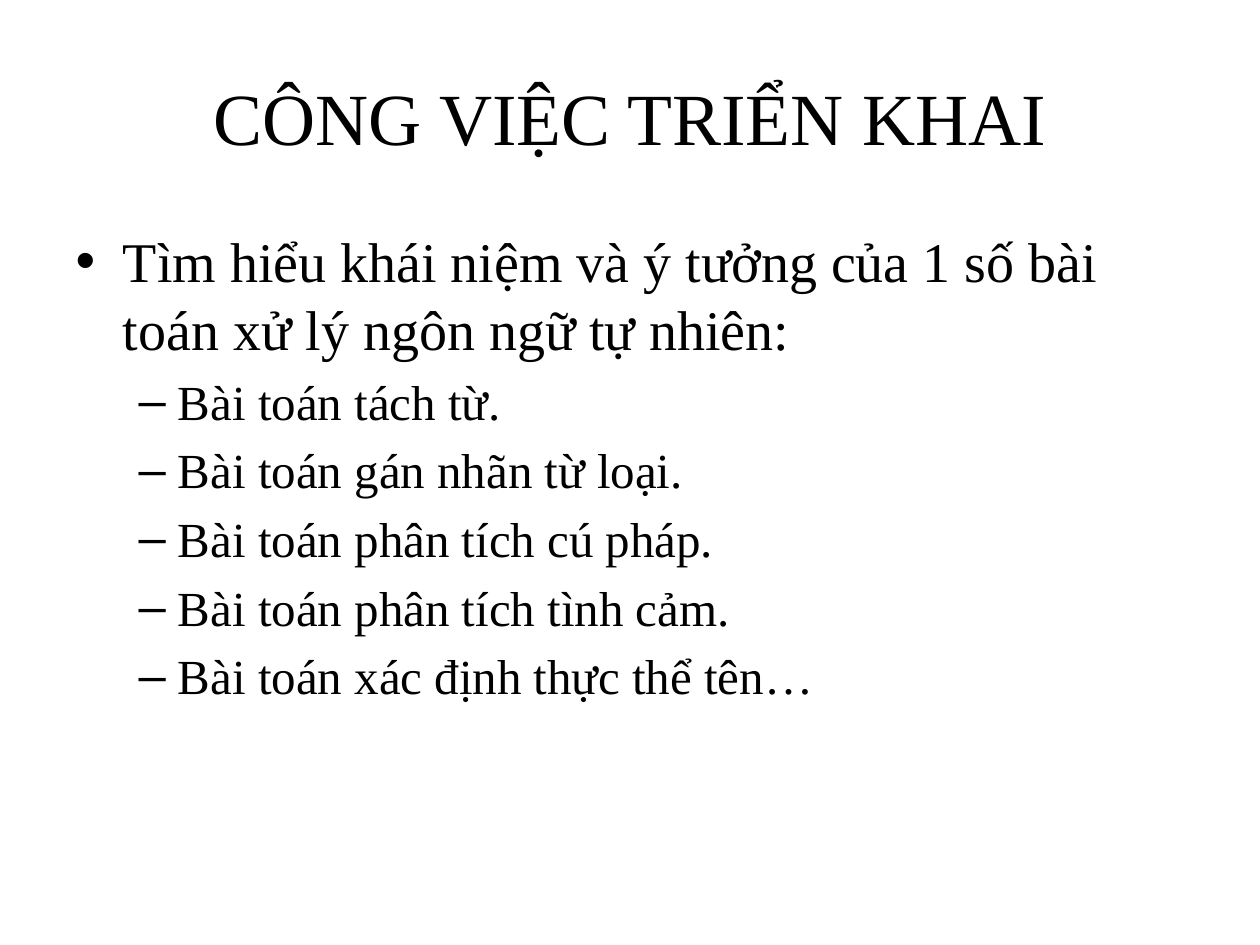
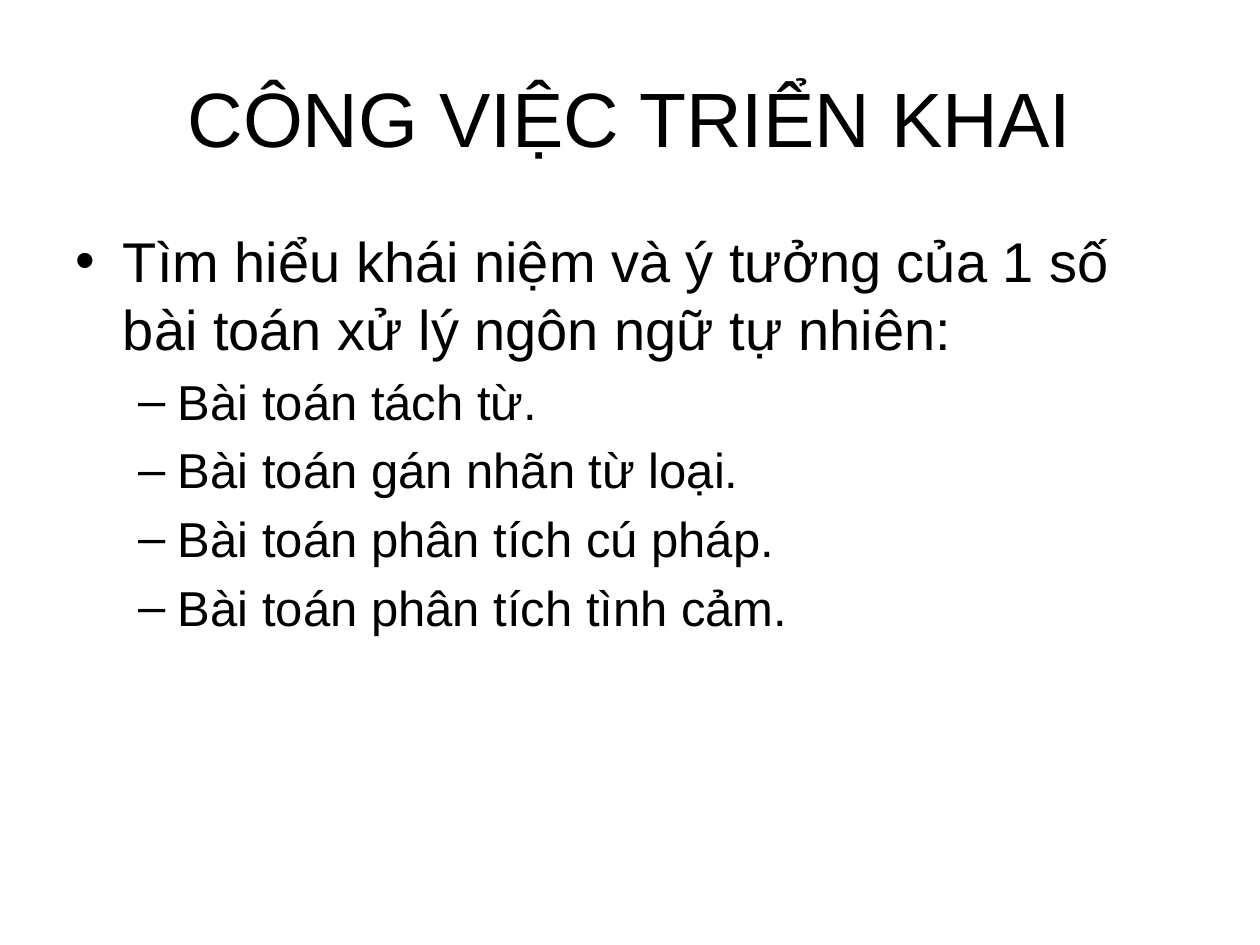
Before and after one commit to PVT961996/Web_VNLP, a slide deck: slide 5 of Khoaluan_doc/Bao_cao_khoa_hoc.pptx. Drawn at 1260x945 pixels with LibreOffice and Linux fonts; fonts in the diff are those of the drawing; background and template pictures are left out. Boxes give left, top, right and bottom in pixels: in the first picture for what was removed or moved away, otherwise in the second. Text is boxed around its words. In the diff, an @@ line names an element or a change of style, - is before the commit and + after.

```diff
--- a/Khoaluan_doc/Bao_cao_khoa_hoc.pptx
+++ b/Khoaluan_doc/Bao_cao_khoa_hoc.pptx
@@ title "CÔNG VIỆC TRIỂN KHAI" at <box>187,86,1071,159</box>: size 42 to 44 pt, font Times New Roman to Arial @@
@@ text "Tìm hiểu khái niệm và ..." at <box>123,238,1108,636</box>: font Times New Roman to Arial @@
@@ text at <box>178,658,813,702</box>: paragraph removed @@
-  – Bài toán xác định thực thể tên…
```
Also in this commit, not shown: 18 other slides changed, 5 slides added, 1 slide removed, 15 other files.
